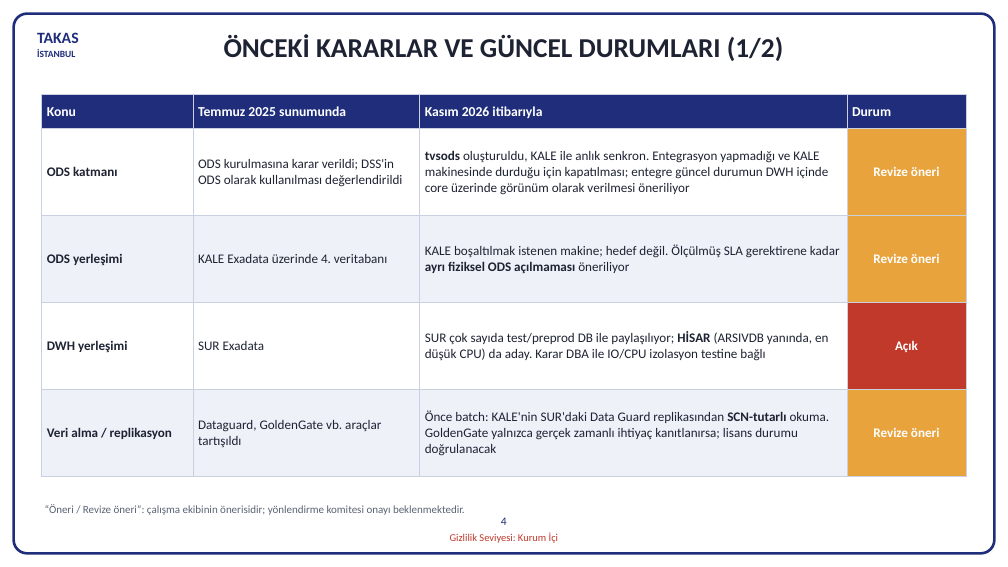
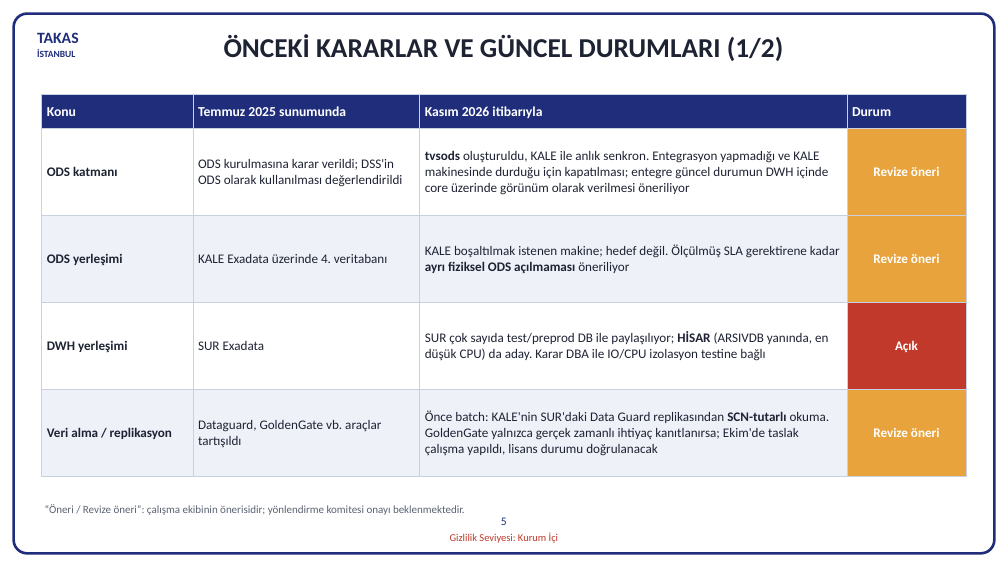
Before and after one commit to hanifidemirel0/Cursor-Projects, a slide deck: slide 5 of outputs/dwh-sunum-kasim-2026/5 - DWHSunum_Kasim2026.pptx (slide 4 before the commit). Drawn at 1008x567 pixels with LibreOffice and Linux fonts; fonts in the diff are those of the drawing. Boxes give left, top, right and bottom in pixels: in the first picture for what was removed or moved away, otherwise in the second. Text is boxed around its words. In the diff, an @@ line names an element or a change of style, - is before the commit and + after.

```diff
--- a/outputs/dwh-sunum-kasim-2026/5 - DWHSunum_Kasim2026.pptx
+++ b/outputs/dwh-sunum-kasim-2026/5 - DWHSunum_Kasim2026.pptx
@@ table at (42,95,966,476) @@
-row 5, column 3: Önce batch: KALE'nin SUR'daki Data Guard replikasından SCN-tutarlı okuma. GoldenGate yalnızca gerçek zamanlı ihtiyaç kanıtlanırsa; lisans durumu doğrulanacak
+row 5, column 3: Önce batch: KALE'nin SUR'daki Data Guard replikasından SCN-tutarlı okuma. GoldenGate yalnızca gerçek zamanlı ihtiyaç kanıtlanırsa; Ekim'de taslak çalışma yapıldı, lisans durumu doğrulanacak
@@ text at (501,517,507,525): text changed @@
-4
+5
```
Also in this commit, not shown: 18 other slides changed, 1 slide added, 3 other files.
